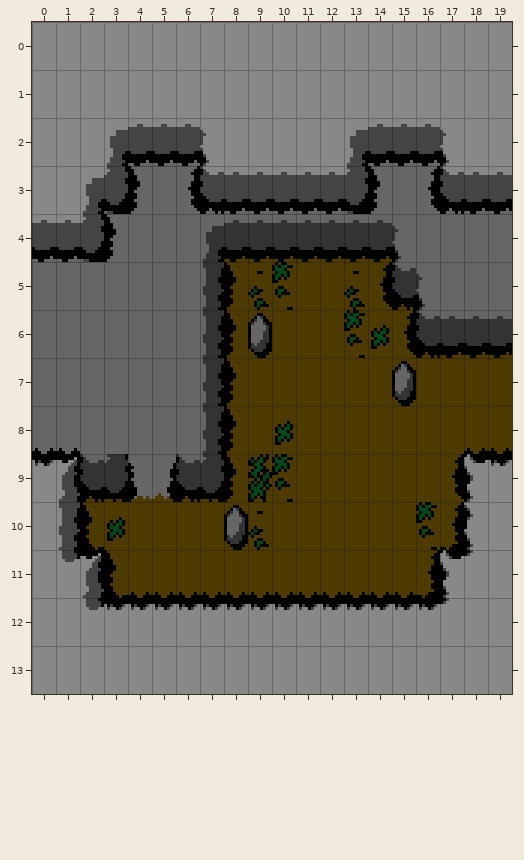
One commit to this Tiled map: tiled/hills_room_4.tmx. Above is the file before it was changed.
Cells are 8x16 px. Shown: x 0..19, y 0..13.
The result:
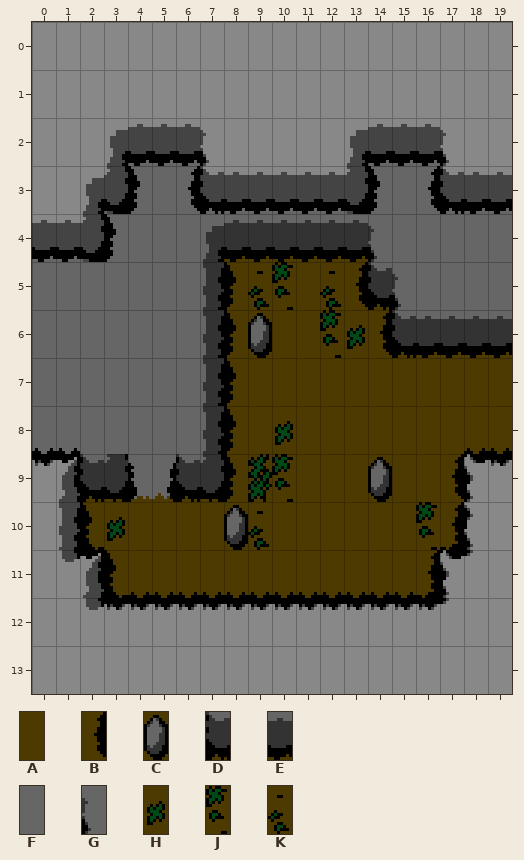
Key: from "hills_ledges": A 1, B 2, C 8, D 18, E 19, F 25, G 27; from "hills_veg": H 0, J 2, K 3.
_ is an empty cell.
Edits made:
Layer "Tile Layer 1":
Tile C becomes tile A in row 7 at x 15.
Tile H becomes tile B in row 6 at x 14.
Tile K becomes tile B in row 5 at x 13.
Tile A becomes tile C in row 9 at x 14.
Tile B becomes tile D in row 5 at x 14; in row 6 at x 15.
Tile D becomes tile E in row 6 at x 16.
Tile G becomes tile F in row 4 at x 15; in row 5 at x 16.
Tile D becomes tile G in row 5 at x 15.
Tile E becomes tile G in row 4 at x 14.
Tile J becomes tile H in row 6 at x 13.
Tile A becomes tile J in row 6 at x 12.
Tile A becomes tile K in row 5 at x 12.
